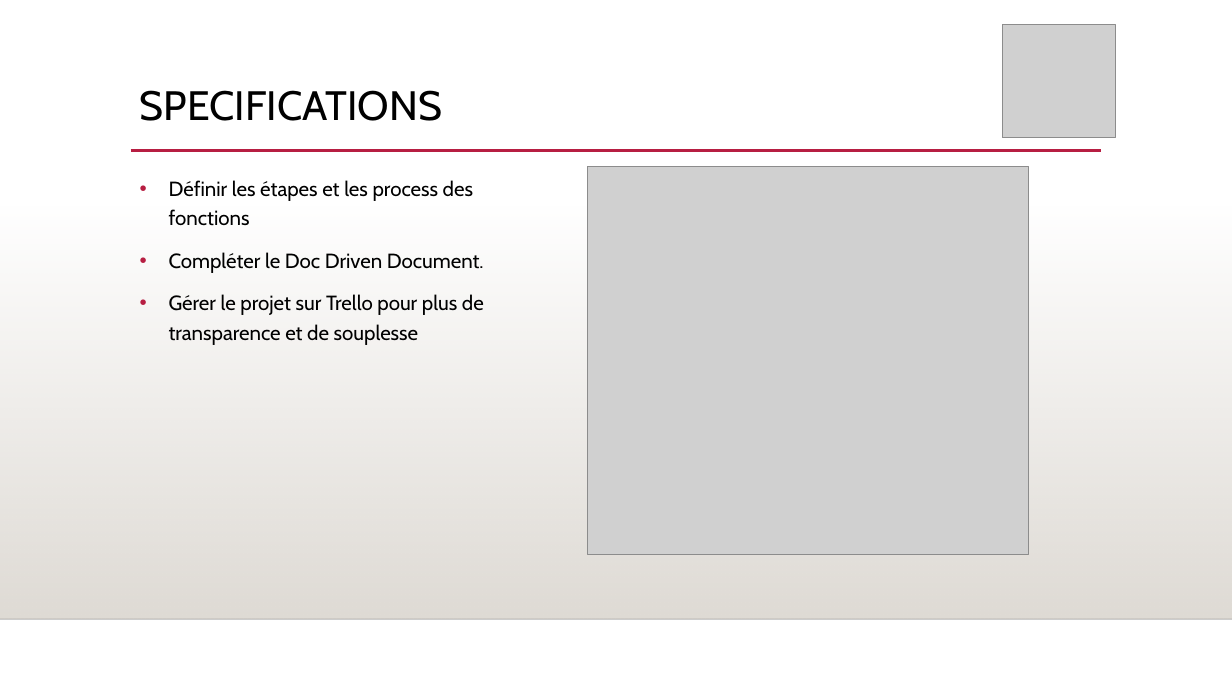
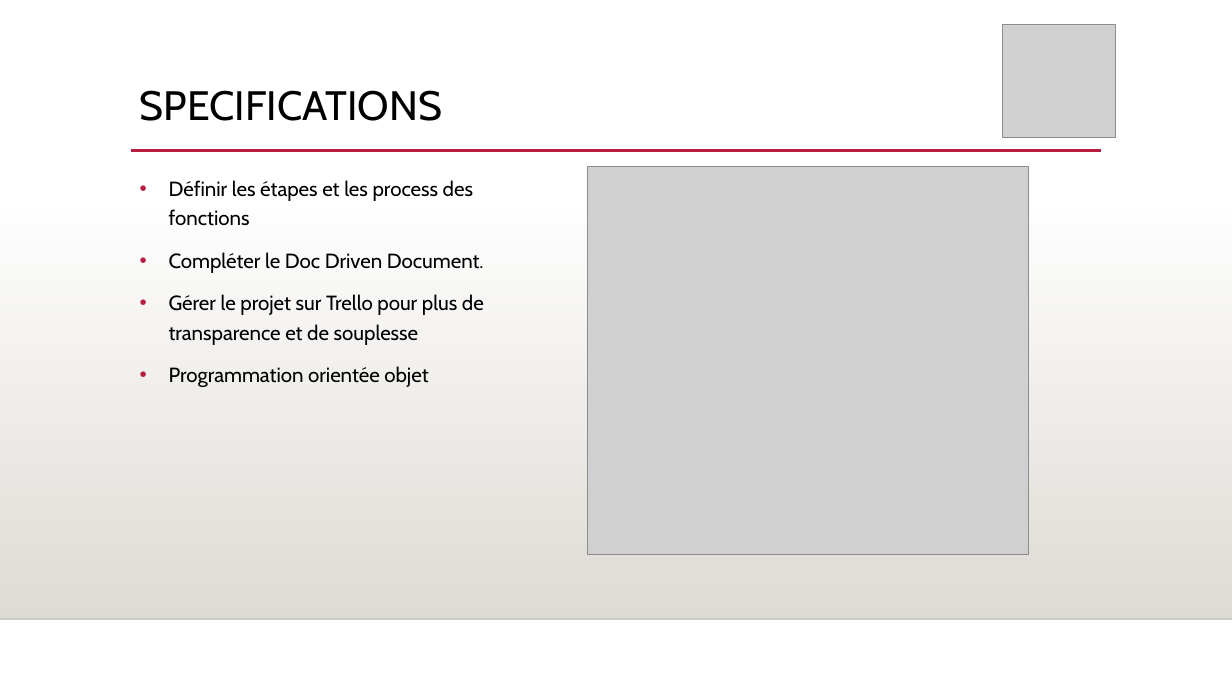
Before and after one commit to Goro-Majima/OpenFoodFacts, a slide deck: slide 5 of SLIDESHOW PROJECT 5.pptx. Drawn at 1232x693 pixels with LibreOffice and Linux fonts; fonts in the diff are those of the drawing; grey boxes stand for pictures; background and template pictures are left out. Boxes give left, top, right and bottom in pixels: in the first picture for what was removed or moved away, otherwise in the second. Text is boxed around its words. In the diff, an @@ line names an element or a change of style, - is before the commit and + after.

```diff
--- a/SLIDESHOW PROJECT 5.pptx
+++ b/SLIDESHOW PROJECT 5.pptx
@@ text at (x1=169, y1=366, x2=428, y2=387): paragraph added @@
+• Programmation orientée objet
```
Also in this commit, not shown: 3 other slides changed, 8 slides added, 2 slides removed, 1 other file.
